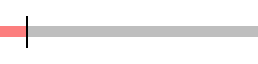
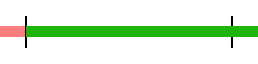
Layered file, before and after one edit (258x64). Changes by layer:
renamed "Rechteck 2" to "WeightBar", showed it, painted on it over box(25, 26, 258, 37)
added layer "Goal" above "Start" over box(231, 16, 233, 48)
renamed "Form 1" to "Start", painted on it over box(25, 16, 28, 48)
removed layer "Rechteck 1" over box(25, 26, 27, 37)
added layer "GreenZone" above "RedZone" over box(232, 26, 258, 37)
